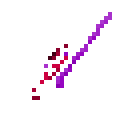
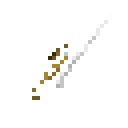
Layer changes from the first w=128, h=128 image to the second:
painted on "Calque copié" over (32, 12, 112, 100)
